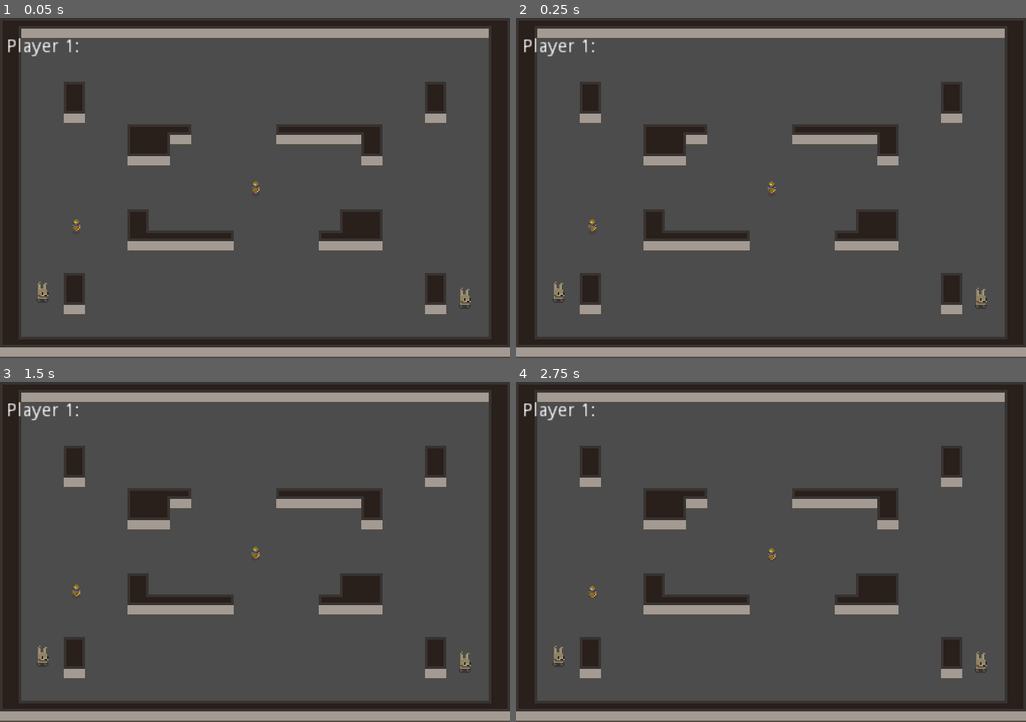
Above: before the commit, frames 1-4 (two rows, left to right).
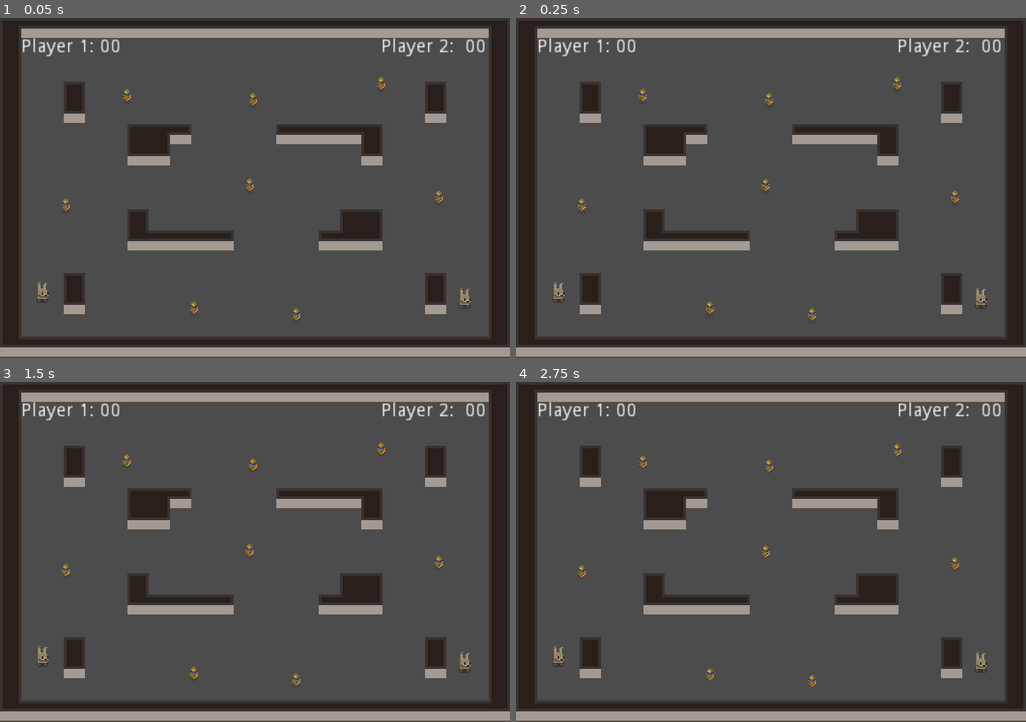
Above: after the commit, the same moments.

Repository: Pawel-9215/pipi_game
Game: Godot game, scene res://prototype_levels/Test_scene_1.tscn
Two runs of this game, one before a commit and one after it. Both use one fixed random seed, a clock stepped at 60 frames per second and the inputs below.
Inputs:
- Up to frame 1 (0.05 s): no input
- Up to frame 2 (0.25 s): no input
- Up to frame 3 (1.5 s): no input
- Up to frame 4 (2.75 s): no input

The runs differ from the first frame. In frame 1, 1.1% of the frame differs, in the area x 1-96%, y 5-89%; in frame 2, 1.1%; in frame 3, 1.1%; in frame 4, 1.1%.

Commit message:
first particle effects.

Diff:
--- /dev/null
+++ b/FX/Collect_egg.gd
@@ -0,0 +1,20 @@
+extends Node2D
+
+
+# Declare member variables here. Examples:
+# var a = 2
+# var b = "text"
+
+
+# Called when the node enters the scene tree for the first time.
+func _ready():
+	$Particle.restart()
+
+
+# Called every frame. 'delta' is the elapsed time since the previous frame.
+#func _process(delta):
+#	pass
+
+
+func _on_Timer_timeout():
+	queue_free()
--- /dev/null
+++ b/FX/Collect_egg.tscn
@@ -0,0 +1,29 @@
+[gd_scene load_steps=2 format=2]
+
+[ext_resource path="res://FX/Collect_egg.gd" type="Script" id=1]
+
+[node name="Collect_egg" type="Node2D"]
+script = ExtResource( 1 )
+
+[node name="Particle" type="CPUParticles2D" parent="."]
+emitting = false
+amount = 32
+one_shot = true
+speed_scale = 2.0
+explosiveness = 0.89
+lifetime_randomness = 0.86
+emission_shape = 1
+emission_sphere_radius = 4.0
+spread = 128.23
+gravity = Vector2( 0, -14 )
+initial_velocity = 24.0
+linear_accel_random = 0.16
+damping = 5.09
+color = Color( 0.905882, 0.603922, 0.364706, 1 )
+hue_variation = 0.15
+hue_variation_random = 0.16
+
+[node name="Timer" type="Timer" parent="."]
+one_shot = true
+
+[connection signal="timeout" from="Timer" to="." method="_on_Timer_timeout"]
--- /dev/null
+++ b/GUI/HUD.gd
@@ -0,0 +1,30 @@
+extends CanvasLayer
+
+
+# Declare member variables here. Examples:
+# var a = 2
+# var b = "text"
+
+
+# Called when the node enters the scene tree for the first time.
+func _ready():
+	pass # Replace with function body.
+
+func update_score(player, value):
+	var score
+
+	if len(str(value)) <= 1:
+		score = "0"+str(value)
+	else:
+		score = str(value)
+
+	if player == 1:
+		$Control/HBoxContainer/P1_score.text = score
+	elif player == 2:
+		$Control/HBoxContainer/P2_score.text = score
+	else:
+		print("wrong player no")
+
+# Called every frame. 'delta' is the elapsed time since the previous frame.
+#func _process(delta):
+#	pass
--- /dev/null
+++ b/GUI/HUD.tscn
@@ -0,0 +1,59 @@
+[gd_scene load_steps=2 format=2]
+
+[ext_resource path="res://GUI/HUD.gd" type="Script" id=1]
+
+[node name="GUI" type="CanvasLayer"]
+script = ExtResource( 1 )
+
+[node name="Control" type="Control" parent="."]
+margin_right = 40.0
+margin_bottom = 40.0
+__meta__ = {
+"_edit_use_anchors_": false
+}
+
+[node name="HBoxContainer" type="HBoxContainer" parent="Control"]
+margin_left = 16.0
+margin_top = 5.0
+margin_right = 368.0
+margin_bottom = 40.0
+__meta__ = {
+"_edit_use_anchors_": false
+}
+
+[node name="Player_1" type="Label" parent="Control/HBoxContainer"]
+margin_top = 10.0
+margin_right = 55.0
+margin_bottom = 24.0
+text = "Player 1:"
+
+[node name="P1_score" type="Label" parent="Control/HBoxContainer"]
+margin_left = 59.0
+margin_top = 10.0
+margin_right = 75.0
+margin_bottom = 24.0
+text = "00"
+__meta__ = {
+"_edit_use_anchors_": false
+}
+
+[node name="VSeparator" type="Label" parent="Control/HBoxContainer"]
+margin_left = 79.0
+margin_top = 10.0
+margin_right = 267.0
+margin_bottom = 24.0
+text = "                                               "
+
+[node name="Player_2" type="Label" parent="Control/HBoxContainer"]
+margin_left = 271.0
+margin_top = 10.0
+margin_right = 330.0
+margin_bottom = 24.0
+text = "Player 2: "
+
+[node name="P2_score" type="Label" parent="Control/HBoxContainer"]
+margin_left = 334.0
+margin_top = 10.0
+margin_right = 350.0
+margin_bottom = 24.0
+text = "00"
--- a/collectibles/collectible.gd
+++ b/collectibles/collectible.gd
@@ -16,6 +16,9 @@
 
 func _on_Area2D_area_entered(area):
 	print("Area entered: ", area)
+	var particle_effect = load("res://FX/Collect_egg.tscn").instance()
+	particle_effect.global_position = global_position
+	get_parent().add_child(particle_effect)
 	area.add_item(self)
 	area.count_items()
 	self.queue_free()
--- a/players/piggybank.gd
+++ b/players/piggybank.gd
@@ -2,14 +2,15 @@
 
 
 var items = []
-
+var player_no = 0
 
 # Called when the node enters the scene tree for the first time.
 func _ready():
-	pass # Replace with function body.
+	player_no = get_parent().Player_NO
 
 func add_item(item):
 	items.append(item)
+	get_tree().call_group("GUI", "update_score", player_no, len(items))
 
 func count_items():
 	print(len(items))
--- a/project.godot
+++ b/project.godot
@@ -18,8 +18,8 @@
 
 window/size/width=384
 window/size/height=256
-window/size/test_width=768
-window/size/test_height=512
+window/size/test_width=1152
+window/size/test_height=768
 window/stretch/mode="2d"
 window/stretch/aspect="keep"
 
--- a/prototype_levels/Test_scene_1.tscn
+++ b/prototype_levels/Test_scene_1.tscn
@@ -1,8 +1,9 @@
-[gd_scene load_steps=55 format=2]
+[gd_scene load_steps=56 format=2]
 
 [ext_resource path="res://players/Player_base.tscn" type="PackedScene" id=1]
 [ext_resource path="res://test_assets/room_tileset_1.png" type="Texture" id=2]
 [ext_resource path="res://collectibles/collectible.tscn" type="PackedScene" id=3]
+[ext_resource path="res://GUI/HUD.tscn" type="PackedScene" id=4]
 
 [sub_resource type="ConvexPolygonShape2D" id=1]
 points = PoolVector2Array( 0, 0, 16, 0, 16, 16, 0, 16 )
@@ -499,29 +500,30 @@
 position = Vector2( 349.512, 211.232 )
 Player_NO = 2
 
+[node name="collectible3" parent="YSort" instance=ExtResource( 3 )]
+position = Vector2( 145.842, 219.471 )
+
 [node name="collectible2" parent="YSort" instance=ExtResource( 3 )]
-position = Vector2( 57.2817, 157.392 )
+position = Vector2( 49.4245, 142.239 )
 
 [node name="collectible" parent="YSort" instance=ExtResource( 3 )]
-position = Vector2( 192.5, 129 )
-
-[node name="GUI" type="CanvasLayer" parent="."]
-
-[node name="Control" type="Control" parent="GUI"]
-margin_right = 40.0
-margin_bottom = 40.0
-__meta__ = {
-"_edit_use_anchors_": false
-}
-
-[node name="HBoxContainer" type="HBoxContainer" parent="GUI/Control"]
-margin_left = 5.0
-margin_top = 5.0
-margin_right = 379.0
-margin_bottom = 40.0
-
-[node name="Label" type="Label" parent="GUI/Control/HBoxContainer"]
-margin_top = 10.0
-margin_right = 55.0
-margin_bottom = 24.0
-text = "Player 1:"
+position = Vector2( 188.01, 126.755 )
+
+[node name="collectible4" parent="YSort" instance=ExtResource( 3 )]
+position = Vector2( 330.566, 136.135 )
+
+[node name="collectible6" parent="YSort" instance=ExtResource( 3 )]
+position = Vector2( 190.571, 62.4882 )
+
+[node name="collectible5" parent="YSort" instance=ExtResource( 3 )]
+position = Vector2( 95.2857, 59.3056 )
+
+[node name="collectible7" parent="YSort" instance=ExtResource( 3 )]
+position = Vector2( 286.892, 50.3388 )
+
+[node name="collectible8" parent="YSort" instance=ExtResource( 3 )]
+position = Vector2( 223.181, 224.484 )
+
+[node name="GUI" parent="." groups=[
+"GUI",
+] instance=ExtResource( 4 )]
Not shown: 3 places in collectibles/collectible.tscn that only renumber resources
